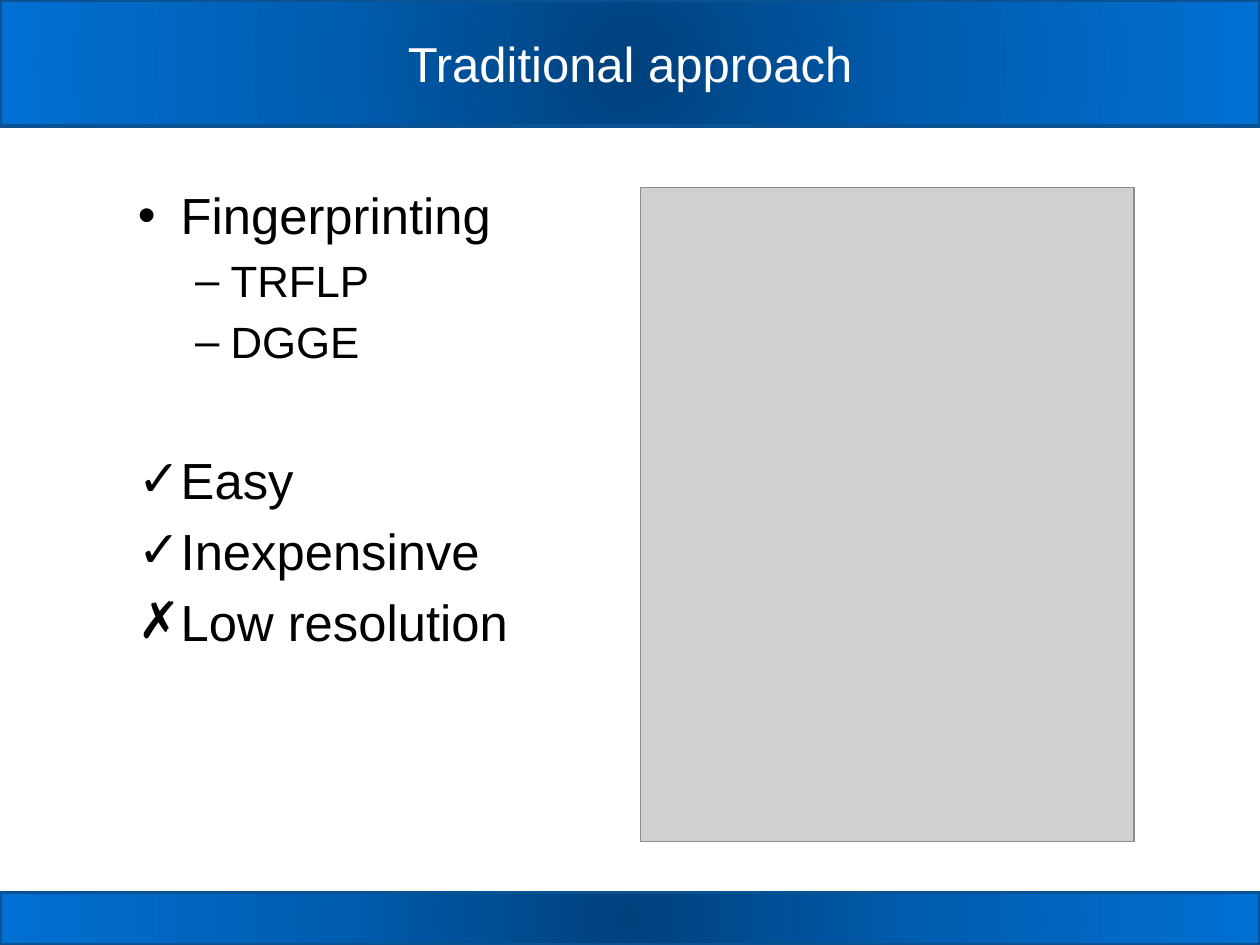
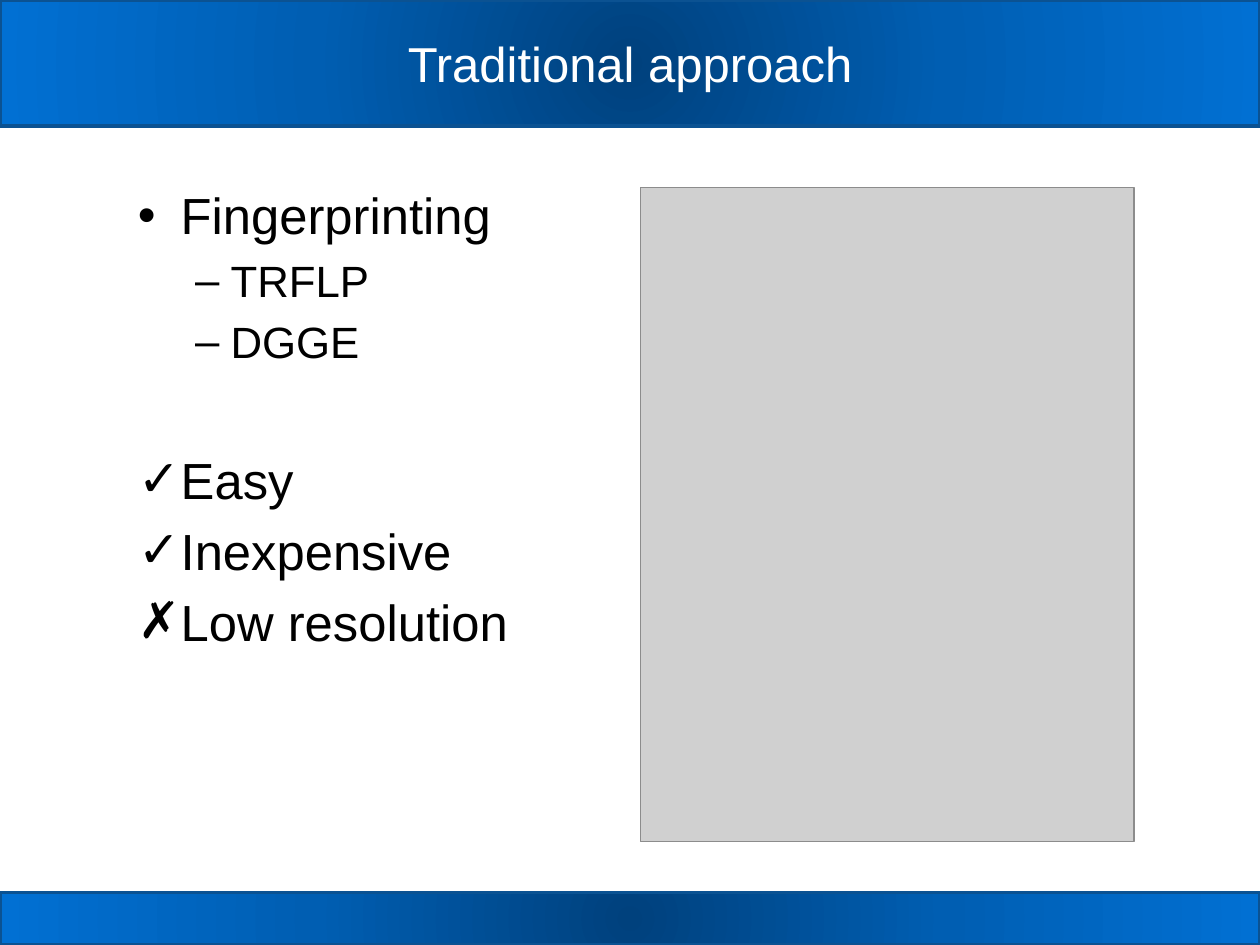
Before and after one commit to carden24/2018_Taller_Genomica_ambiental, a slide deck: slide 5 of W2_16S_analysis.pptx. Drawn at 1260x945 pixels with LibreOffice and Linux fonts; fonts in the diff are those of the drawing; grey boxes stand for pictures. Boxes give left, top, right and bottom in pixels: in the first picture for what was removed or moved away, otherwise in the second. Text is boxed around its words. In the diff, an @@ line names an element or a change of style, - is before the commit and + after.

```diff
--- a/W2_16S_analysis.pptx
+++ b/W2_16S_analysis.pptx
@@ text at (181, 533, 452, 581): text changed @@
-✓ Inexpensinve
+✓ Inexpensive
```
Also in this commit, not shown: 4 other slides changed, 1 slide added, 1 slide removed, 7 other files.
